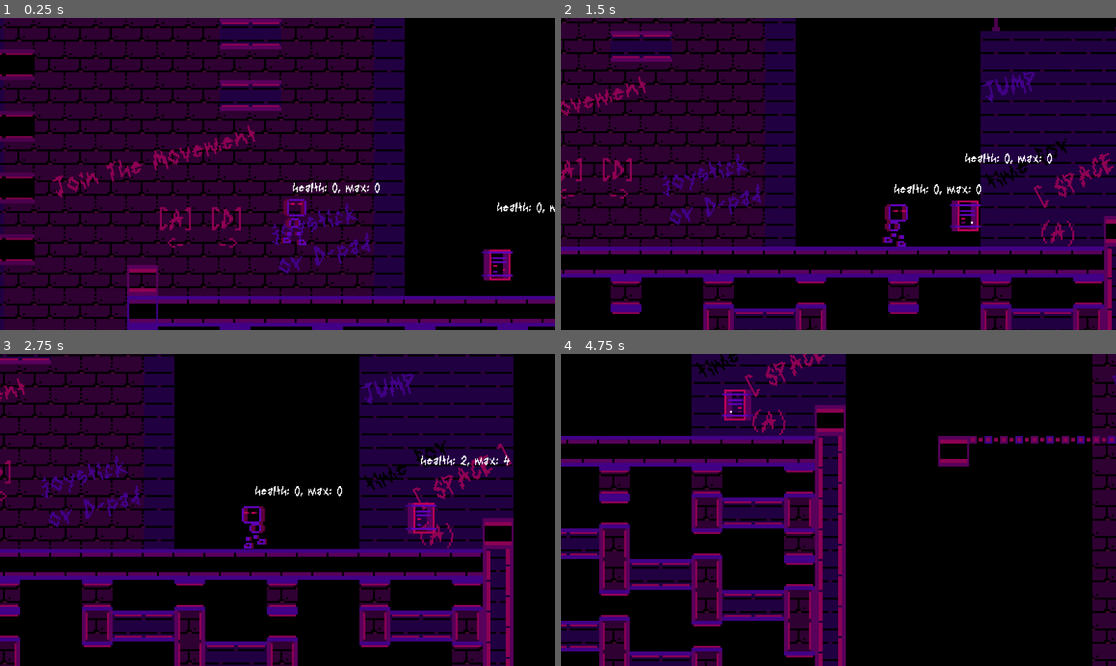
Above: before the commit, frames 1-4 (two rows, left to right).
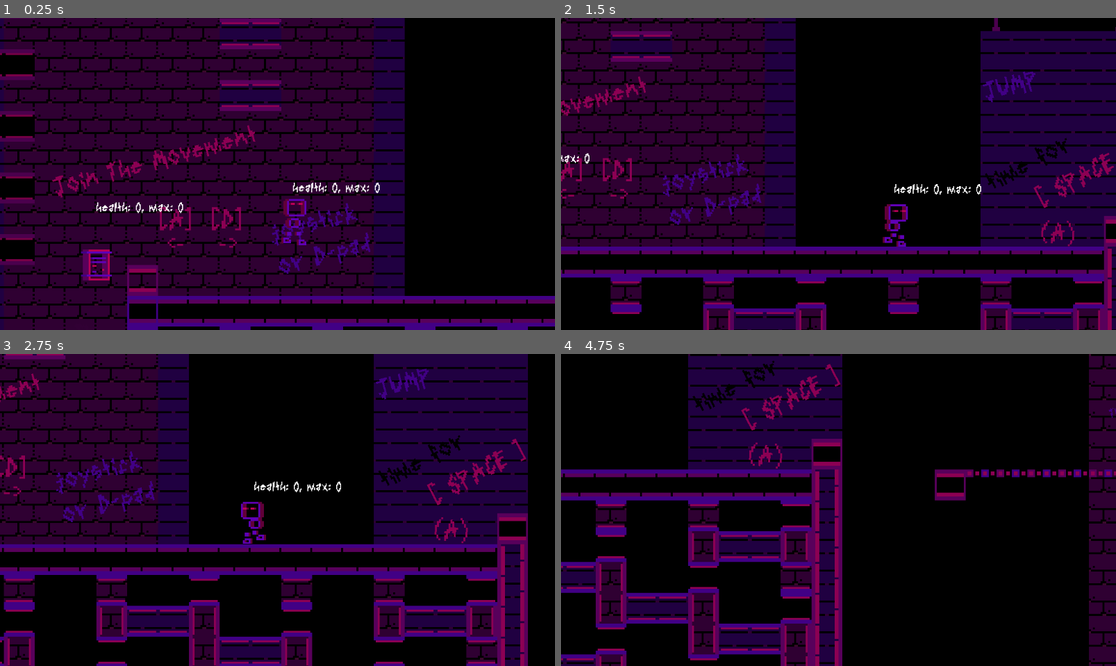
Above: after the commit, the same moments.

Repository: jon-patch-modular/color-fella
Game: Godot game, scene res://Escenes/Nivells/Test Level.tscn
The game is run twice, just before and just after one commit, with the same random seed, the same clock (stepped at 60 frames per second) and the same inputs.
Inputs:
- Up to frame 1 (0.25 s): no input
- Up to frame 2 (1.5 s): tap Enter (ui_accept) at 0.5 s; hold Right (move_right) from 0.53 s (still down); tap Space (jump) at 0.77 s
- Up to frame 3 (2.75 s): tap Space (jump) at 1.52 s; release Right (move_right) at 2.03 s; hold Left (move_left) from 2.03 s (still down)
- Up to frame 4 (4.75 s): release Left (move_left) at 2.78 s; hold Right (move_right) 2.78-4.28 s; tap Space (jump) at 3.02, 3.77, 4.52 s; hold Left (move_left) from 4.28 s (still down)

The runs differ from the first frame. In frame 1, 1.1% of the frame differs, in the area x 14-100%, y 59-85%; in frame 2, 0.7%; in frame 3, 37%, in the area x 0-96%, y 0-100%; in frame 4, 31%.

Commit message:
punxes.wav

Diff:
--- a/Escenes/Game Elements/Jugador.tscn
+++ b/Escenes/Game Elements/Jugador.tscn
@@ -265,14 +265,14 @@
 
 [sub_resource type="CapsuleShape2D" id="CapsuleShape2D_nyeyq"]
 radius = 5.0
-height = 23.0
+height = 24.0
 
 [sub_resource type="CapsuleShape2D" id="CapsuleShape2D_in2hu"]
-radius = 5.0
-height = 22.0
+radius = 6.0
+height = 26.0
 
 [sub_resource type="CircleShape2D" id="CircleShape2D_hr7dx"]
-radius = 4.0
+radius = 4.12311
 
 [node name="Player2D" type="CharacterBody2D"]
 z_index = 10
@@ -292,7 +292,7 @@
 script = ExtResource("5_5bwpl")
 
 [node name="PhysicsHitbox" type="CollisionShape2D" parent="."]
-position = Vector2(0, -11.5)
+position = Vector2(0, -12)
 shape = SubResource("CapsuleShape2D_nyeyq")
 script = ExtResource("5_n8ndh")
 
@@ -302,11 +302,13 @@
 script = ExtResource("7_v1kkh")
 
 [node name="CollisionShape2D" type="CollisionShape2D" parent="HurtReceiverArea"]
-position = Vector2(0, -11)
+position = Vector2(0, -12)
 shape = SubResource("CapsuleShape2D_in2hu")
+debug_color = Color(0.679951, 0.503828, 0, 0.42)
 
 [node name="Health" type="Node2D" parent="."]
 script = ExtResource("8_md152")
+immortality_time = 0.5
 
 [node name="Label" parent="Health" instance=ExtResource("9_as7wq")]
 
@@ -316,7 +318,7 @@
 script = ExtResource("12_ubdp5")
 
 [node name="StompHitbox" type="CollisionShape2D" parent="HurtfulArea"]
-position = Vector2(0, -3)
+position = Vector2(0, -2)
 shape = SubResource("CircleShape2D_hr7dx")
 debug_color = Color(0.961976, 0, 0.507259, 0.42)
 
--- a/Escenes/Game Elements/Mobs/horizontal_bot.tscn
+++ b/Escenes/Game Elements/Mobs/horizontal_bot.tscn
@@ -103,7 +103,6 @@
 script = ExtResource("7_2btrk")
 
 [node name="CollisionShape2D" type="CollisionShape2D" parent="HurtReceiverArea"]
-visible = false
 shape = SubResource("RectangleShape2D_82jso")
 debug_color = Color(0.72686, 0.525875, 0, 0.42)
 
--- /dev/null
+++ b/Escenes/Game Elements/Ouchies/Needles.mp3.tscn
@@ -0,0 +1,34 @@
+[gd_scene load_steps=5 format=3 uid="uid://1i3mbbls6k5k"]
+
+[ext_resource type="Texture2D" uid="uid://cfjh4fsgr5n1e" path="res://Recursos/GFX/tiles/Spikes.png" id="1_iej46"]
+[ext_resource type="Script" path="res://Codi/hurtful_area.gd" id="2_emi20"]
+
+[sub_resource type="RectangleShape2D" id="RectangleShape2D_m502o"]
+size = Vector2(16, 8)
+
+[sub_resource type="RectangleShape2D" id="RectangleShape2D_72upr"]
+size = Vector2(16, 1)
+
+[node name="Comfy Block ; )" type="StaticBody2D"]
+collision_layer = 8
+collision_mask = 7
+
+[node name="Sprite2D" type="Sprite2D" parent="."]
+texture = ExtResource("1_iej46")
+region_enabled = true
+region_rect = Rect2(0, 0, 16, 16)
+
+[node name="CollisionShape2D" type="CollisionShape2D" parent="."]
+position = Vector2(0, 4)
+shape = SubResource("RectangleShape2D_m502o")
+
+[node name="HurtfulArea" type="Area2D" parent="."]
+position = Vector2(0, 1)
+collision_layer = 8
+collision_mask = 6
+script = ExtResource("2_emi20")
+
+[node name="CollisionShape2D" type="CollisionShape2D" parent="HurtfulArea"]
+position = Vector2(0, -0.5)
+shape = SubResource("RectangleShape2D_72upr")
+debug_color = Color(0.742938, 0, 0.224483, 0.42)
--- /dev/null
+++ b/Escenes/Game Elements/Ouchies/yellow_Needles.mp3.tscn
@@ -0,0 +1,8 @@
+[gd_scene load_steps=2 format=3 uid="uid://cw3p0sec0etx1"]
+
+[ext_resource type="PackedScene" uid="uid://1i3mbbls6k5k" path="res://Escenes/Game Elements/Ouchies/Needles.mp3.tscn" id="1_v8xan"]
+
+[node name="Comfy Block ; )" instance=ExtResource("1_v8xan")]
+
+[node name="Sprite2D" parent="." index="0"]
+region_rect = Rect2(0, 16, 16, 16)
--- a/Escenes/Nivells/Test Level.tscn
+++ b/Escenes/Nivells/Test Level.tscn
@@ -1,5 +1,6 @@
-[gd_scene load_steps=44 format=3 uid="uid://ctdlc44pmvckl"]
-
+[gd_scene load_steps=46 format=3 uid="uid://ctdlc44pmvckl"]
+
+[ext_resource type="PackedScene" uid="uid://1i3mbbls6k5k" path="res://Escenes/Game Elements/Ouchies/Needles.mp3.tscn" id="2_fvx31"]
 [ext_resource type="Texture2D" uid="uid://dttcy6fc25tq2" path="res://Recursos/GFX/tiles/purp_tileset.png" id="3_ex8sp"]
 [ext_resource type="PackedScene" uid="uid://bxhqvm22euipu" path="res://Escenes/Game Elements/invisible_block.tscn" id="4_3ojuc"]
 [ext_resource type="PackedScene" uid="uid://b0alcauh40g2" path="res://Escenes/Game Elements/Jugador.tscn" id="5_8l0kn"]
@@ -76,9 +77,14 @@
 3:3/0/physics_layer_0/linear_velocity = Vector2(0, 0)
 3:3/0/physics_layer_0/angular_velocity = 0.0
 
+[sub_resource type="TileSetScenesCollectionSource" id="TileSetScenesCollectionSource_2kl6e"]
+resource_name = "Coses"
+scenes/1/scene = ExtResource("2_fvx31")
+
 [sub_resource type="TileSet" id="TileSet_ullkw"]
 physics_layer_0/collision_layer = 1
 sources/0 = SubResource("TileSetAtlasSource_04ekp")
+sources/1 = SubResource("TileSetScenesCollectionSource_2kl6e")
 
 [sub_resource type="Animation" id="Animation_pgvbl"]
 length = 0.001
@@ -262,7 +268,7 @@
 layer_0/tile_data = PackedInt32Array(262102, 131072, 3, 262103, 131072, 3, 327641, 131072, 3, 327642, 131072, 3, 524249 …(26698 unchanged characters)…
 layer_1/name = "Groudn"
 layer_1/z_index = -10
-layer_1/tile_data = PackedInt32Array(65533, 65536, 134217728 …(14577 unchanged characters)… 435459, -262123, 0, 805306371, -52, 0, 0)
+layer_1/tile_data = PackedInt32Array(65533, 65536, 134217728 …(14577 unchanged characters)… 435459, -262123, 0, 805306371, -52, 0, 0, -60, 0, 0, -59, 1, 65536, -58, 1, 65536)
 
 [node name="Invisible Block 0\'9" parent="TileMap" instance=ExtResource("4_3ojuc")]
 position = Vector2(424, 8)
@@ -912,7 +918,7 @@
 label_settings = SubResource("LabelSettings_4ts78")
 
 [node name="HorizontalChonker" parent="." instance=ExtResource("18_a0roc")]
-position = Vector2(-646, -15)
+position = Vector2(-854, -16)
 
 [editable path="Fatplorms/Platfing Movorm4"]
 [editable path="Fatplorms/Invizform5"]
--- a/project.godot
+++ b/project.godot
@@ -57,7 +57,7 @@
 2d_physics/layer_1="Default"
 2d_physics/layer_2="Player"
 2d_physics/layer_3="Enemies"
-2d_physics/layer_4="killzone"
+2d_physics/layer_4="Hazards"
 2d_physics/layer_5="Oo Feet"
 
 [rendering]
Binary file added: Recursos/GFX/tiles/Spikes.png
Not shown, added: Recursos/GFX/tiles/Spikes.png.import
Not shown, changed: devlog.txt
Not shown, added: Recursos/GFX/_projectes/pj_Tilesets/Spikes.pxo
